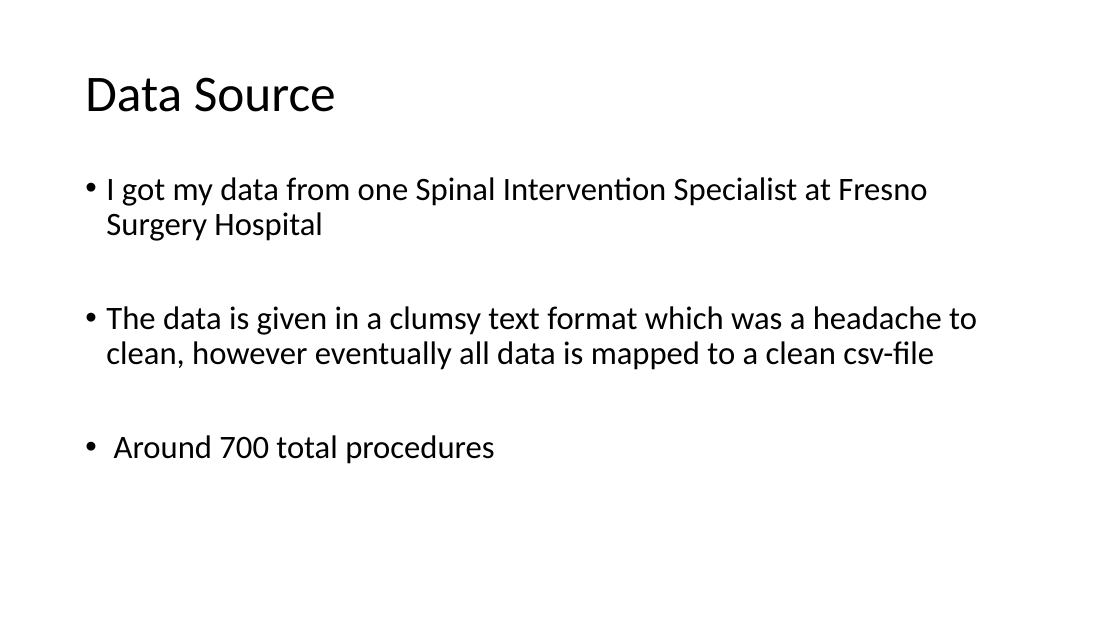
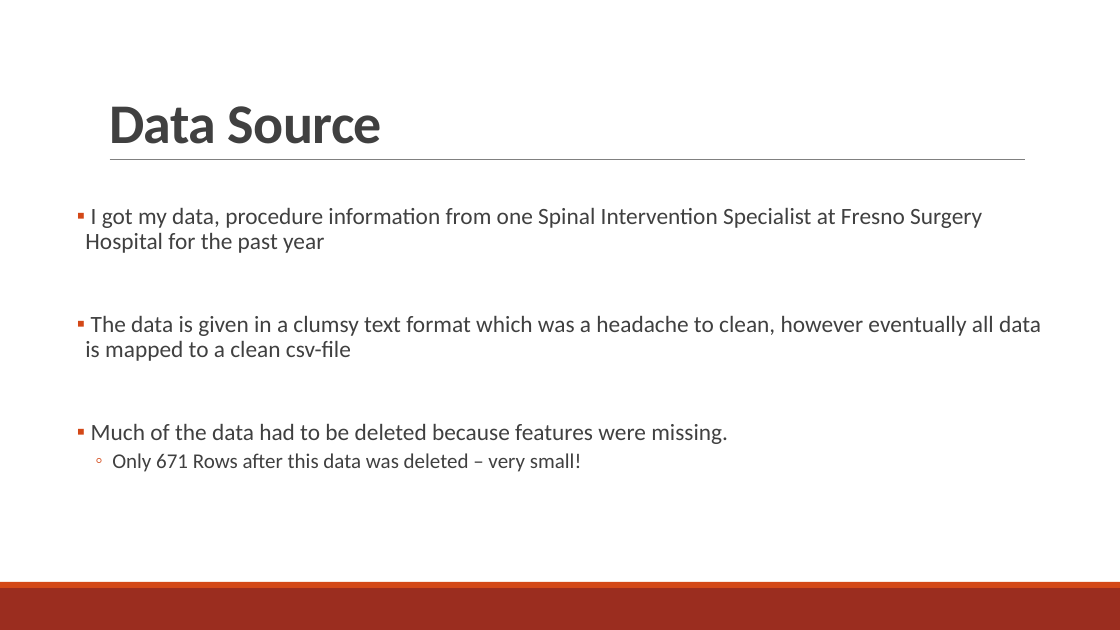
Before and after one commit to j-v-k/sfdat28, a slide deck: slide 5 of JVK-HOS Project/PREDICTING _PROCEDURE _TIMES.pptx. Drawn at 1120x630 pixels with LibreOffice and Linux fonts; fonts in the diff are those of the drawing. Boxes give left, top, right and bottom in pixels: in the first picture for what was removed or moved away, otherwise in the second. Text is boxed around its words. In the diff, an @@ line names an element or a change of style, - is before the commit and + after.

```diff
--- a/JVK-HOS Project/PREDICTING _PROCEDURE _TIMES.pptx
+++ b/JVK-HOS Project/PREDICTING _PROCEDURE _TIMES.pptx
@@ title "Data Source" moved from (x1=85, y1=77, x2=336, y2=112) to (x1=109, y1=106, x2=382, y2=144) @@
@@ title "Data Source" at (x1=109, y1=106, x2=382, y2=144): size 44 to 48 pt, text colour #000000 to #404040, letter spacing 0 to -0.5 pt, bold on; line spacing 0.9 to 0.85; vertical alignment middle to bottom @@
@@ text "I got my data, procedure ..." moved from (x1=106, y1=177, x2=977, y2=464) to (x1=85, y1=208, x2=1041, y2=472) @@
@@ line added from (110, 160) to (1026, 160), #808080 0.5 pt @@
@@ text at (x1=85, y1=208, x2=982, y2=253): text changed; size 28 to 20 pt; text colour #000000 to #404040 @@
-• I got my data from one Spinal Intervention Specialist at Fresno Surgery Hospital
+▪ I got my data, procedure information from one Spinal Intervention Specialist at Fresno Surgery Hospital for the past year
@@ text at (x1=85, y1=316, x2=1041, y2=361): size 28 to 20 pt, text colour #000000 to #404040 in "The data is given in a clumsy ..."; bullet • to ▪; more space between paragraphs @@
@@ text at (x1=91, y1=424, x2=728, y2=472): text changed; size 28 to 20 pt; text colour #000000 to #404040 @@
-• Around 700 total procedures
+▪ Much of the data had to be deleted because features were missing.
+  ◦ Only 671 Rows after this data was deleted – very small!
@@ rectangle added at (x1=0, y1=588, x2=1120, y2=630), fill #9B2D1F @@
@@ rectangle added at (x1=0, y1=582, x2=1120, y2=588), fill #D34817 @@
```
Also in this commit, not shown: 7 other slides changed, 16 slides added, 5 slides removed, 18 other files.
